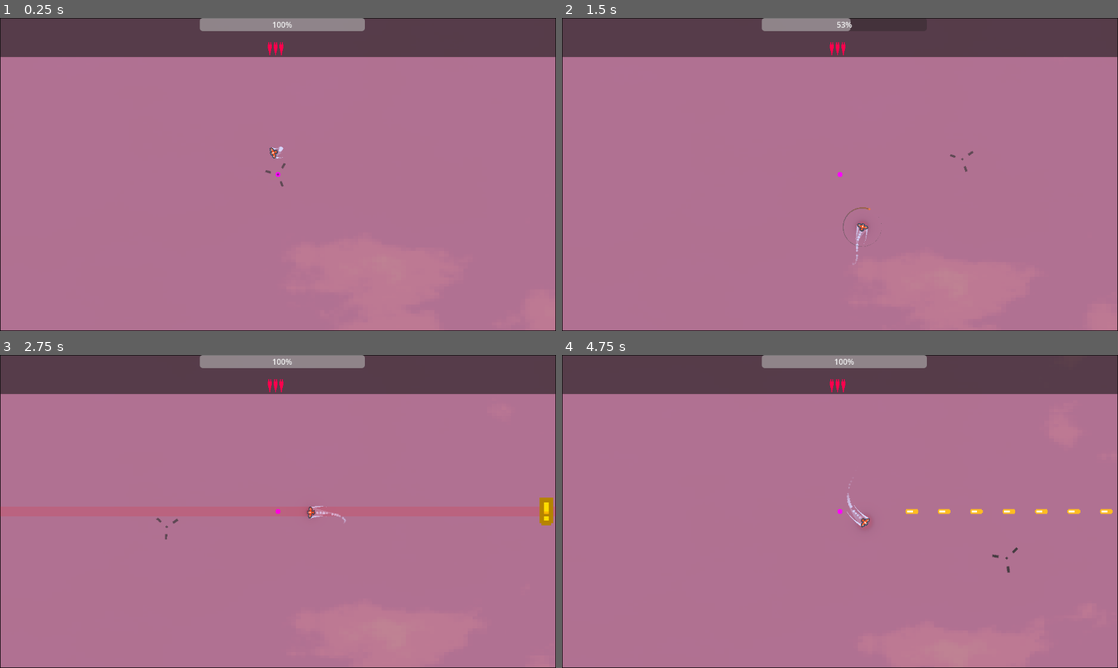
Above: before the commit, frames 1-4 (two rows, left to right).
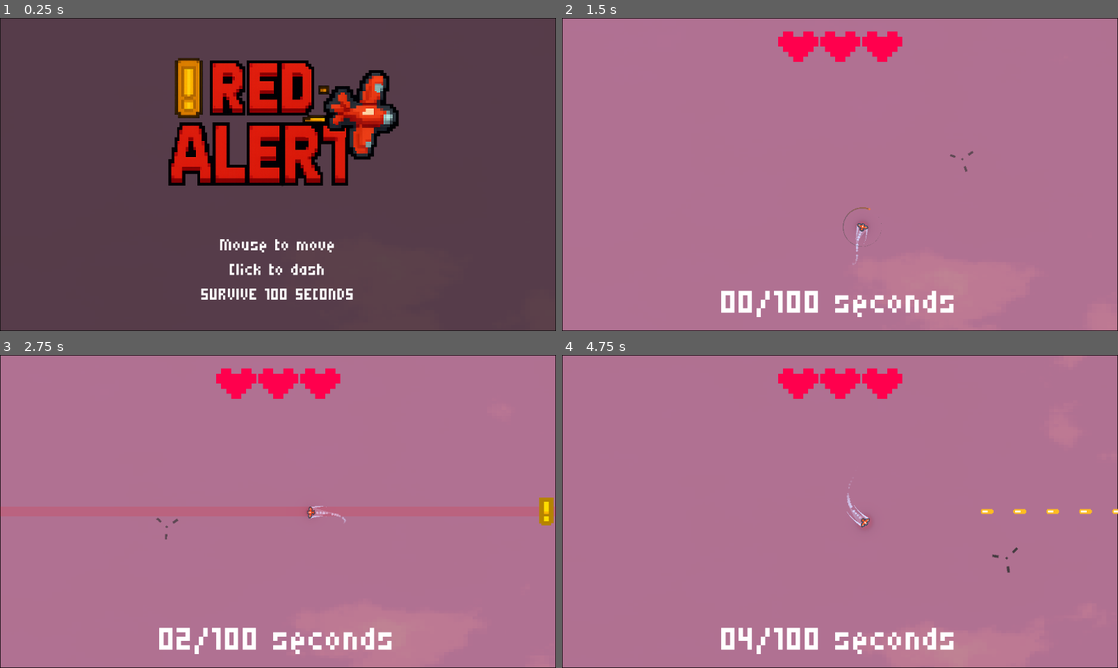
Above: after the commit, the same moments.

Repository: kickflip-games/red_alert
Game: Godot game, scene res://scenes/Main.tscn
Two runs of this game, one before a commit and one after it. Both use one fixed random seed, a clock stepped at 60 frames per second and the inputs below.
Inputs (mouse positions are in pixels of both pictures, inside the frame that each line leads up to):
- Up to frame 1 (0.25 s): no input
- Up to frame 2 (1.5 s): click (840, 174) at 0.52 s; move the mouse to (962, 158) at 1.27 s; press the mouse at (962, 158) at 1.28 s
- Up to frame 3 (2.75 s): move the mouse to (166, 527) at 2.02 s; release the mouse at (166, 527) at 2.03 s; click (166, 527) at 2.1 s
- Up to frame 4 (4.75 s): move the mouse to (895, 442) at 2.77 s; press the mouse at (895, 442) at 2.78 s; move the mouse to (812, 574) at 3.52 s; release the mouse at (812, 574) at 3.53 s; click (812, 574) at 3.6 s; move the mouse to (1006, 558) at 4.27 s; press the mouse at (1006, 558) at 4.28 s

The runs differ from the first frame. In frame 1, 88% of the frame differs, in the area x 0-100%, y 0-100%; in frame 2, 14%; in frame 3, 14%; in frame 4, 14%.

Commit message:
hacked in a missile

Diff:
--- a/managers/AttackManager.gd
+++ b/managers/AttackManager.gd
@@ -7,12 +7,14 @@
 signal phase_changed(new_phase: int)
 
 var game_timer: float = 0.0
-var game_duration: float = 120.0
+var game_duration: float = 100.0
 var current_attack_index: int = 0
 var is_game_active: bool = false
 var current_phase: int = 1
 var active_attacks: Array[Node] = []
 
+@export var  hud: HUD
+
 # Difficulty scaling parameters
 var difficulty_multiplier: float = 1.0
 var base_spawn_rate: float = 1.0
@@ -21,7 +23,7 @@
 var attack_timeline = [
 	# PHASE 1: Introduction (0-30s) - Simple horizontal and vertical streams
 	{"time": 2.0, "type": "bullet_stream", "params": {"start_pos": Vector2(-50, 200), "direction": Vector2(1, 0), "speed": 150}},
-	{"time": 6.0, "type": "bullet_stream", "params": {"start_pos": Vector2(-50, 400), "direction": Vector2(1, 0), "speed": 150}},
+	{"time": 6.0, "type": "bullet_stream", "params": {"start_pos": Vector2(50, 400), "direction": Vector2(-1, 0), "speed": 150}},
 	{"time": 10.0, "type": "bullet_stream", "params": {"start_pos": Vector2(600, -50), "direction": Vector2(0, 1), "speed": 160}},
 	{"time": 14.0, "type": "bullet_stream", "params": {"start_pos": Vector2(650, 300), "direction": Vector2(-1, 0), "speed": 160}},
 	{"time": 18.0, "type": "bullet_stream", "params": {"start_pos": Vector2(-50, 300), "direction": Vector2(1, 0.3), "speed": 170}},
@@ -113,7 +115,7 @@
 ]
 
 func _ready():
-	start_game()
+	#start_game()
 	# Connect to attack cleanup
 	connect_attack_cleanup()
 
@@ -147,6 +149,8 @@
 	if game_timer >= game_duration:
 		complete_game()
 
+	hud.update_timer(int(game_timer), int(game_duration))
+
 func update_game_phase():
 	var new_phase = get_current_phase()
 	if new_phase != current_phase:
--- a/managers/CameraManager.gd
+++ b/managers/CameraManager.gd
@@ -19,4 +19,3 @@
 	if debug_draw_bounds:
 		var top_left_local = draw_target.to_local(CameraBounds.rect.position)
 		draw_target.draw_rect(Rect2(top_left_local, CameraBounds.rect.size), Color.BLACK, false, 2)
-		draw_target.draw_circle(draw_target.to_local(global_position), 5, Color.MAGENTA)
--- a/project.godot
+++ b/project.godot
@@ -23,6 +23,10 @@
 
 window/stretch/mode="viewport"
 
+[global_group]
+
+player=""
+
 [input]
 
 dash={
--- a/scenes/Main.gd
+++ b/scenes/Main.gd
@@ -0,0 +1,107 @@
+extends Node2D
+
+# Game states
+enum GameState {
+	START_SCREEN,
+	PLAYING,
+	GAME_OVER
+}
+
+var current_state = GameState.START_SCREEN
+var game_timer: float = 0.0
+var is_timer_running: bool = false
+
+# UI references
+@onready var start_screen = $HUD/StartScreen
+@onready var end_screen = $HUD/EndScreen
+@onready var game_ui = $HUD/GameUi
+@onready var start_button = $HUD/StartScreen/StartButton
+@onready var restart_button = $HUD/EndScreen/RestartButton
+@onready var player = $Player
+@onready var attack_manager = $AttackManager
+@onready var missile_spawner = $MissileSpawner
+
+
+func _ready():
+	# Connect button signals
+	start_button.pressed.connect(_on_start_button_pressed)
+	restart_button.pressed.connect(_on_restart_button_pressed)
+	player.player_died.connect(player_died)
+	attack_manager.game_complete.connect(show_game_over)
+
+	# Initialize screens
+	show_start_screen()
+
+func _process(delta):
+	if current_state == GameState.PLAYING and is_timer_running:
+		game_timer += delta
+		# Update your game logic here
+
+func show_start_screen():
+	current_state = GameState.START_SCREEN
+	start_screen.visible = true
+	end_screen.visible = false
+	game_ui.visible = false
+
+	# Pause game elements
+	get_tree().paused = false  # UI can still work
+	# Stop any game processes
+
+func start_game():
+	current_state = GameState.PLAYING
+	start_screen.visible = false
+	end_screen.visible = false
+	game_ui.visible = true
+
+	# Reset game state
+	game_timer = 0.0
+	is_timer_running = true
+
+	# Initialize/reset your game objects
+	attack_manager.start_game()
+	missile_spawner.can_spawn = true
+	# etc.
+
+func show_game_over():
+	missile_spawner.can_spawn = false
+
+	if current_state == GameState.GAME_OVER:
+		return
+
+	current_state = GameState.GAME_OVER
+	is_timer_running = false
+
+	# Fade to black effect
+	var tween = create_tween()
+	var fade_overlay = ColorRect.new()
+	fade_overlay.color = Color.BLACK
+	fade_overlay.color.a = 0.0
+	fade_overlay.size = get_viewport().size
+	add_child(fade_overlay)
+
+	tween.tween_property(fade_overlay, "color:a", 1.0, 1.0)
+	await tween.finished
+
+	# Show end screen
+	game_ui.visible = false
+	end_screen.visible = true
+
+
+	if attack_manager.game_timer >= attack_manager.game_duration:
+		$HUD/EndScreen/GameTxt.text = "You survived!"
+	else:
+		$HUD/EndScreen/GameTxt.text = "Died after %d seconds" % int(attack_manager.game_timer)
+
+	# Remove fade overlay
+	fade_overlay.queue_free()
+
+func _on_start_button_pressed():
+	print("START GAME")
+	start_game()
+
+func _on_restart_button_pressed():
+	get_tree().reload_current_scene()
+
+# Call this when player dies
+func player_died():
+	show_game_over()
--- a/scenes/Main.tscn
+++ b/scenes/Main.tscn
@@ -1,12 +1,15 @@
-[gd_scene load_steps=11 format=3 uid="uid://c7etnmicu136n"]
+[gd_scene load_steps=14 format=3 uid="uid://c7etnmicu136n"]
 
 [ext_resource type="PackedScene" uid="uid://dsmsb7kwv0ce1" path="res://managers/camera_2d.tscn" id="1_c01mt"]
+[ext_resource type="Script" uid="uid://cfeicvpmqto3f" path="res://scenes/main.gd" id="1_jlsqs"]
 [ext_resource type="PackedScene" uid="uid://bulqqx1t7sun1" path="res://scenes/background/Background.tscn" id="1_nxtc6"]
 [ext_resource type="PackedScene" uid="uid://corxhrleskgv" path="res://scenes/player/Player.tscn" id="3_c01mt"]
 [ext_resource type="PackedScene" uid="uid://ba4erv8r40yb3" path="res://managers/AttackManager.tscn" id="4_nxtc6"]
 [ext_resource type="PackedScene" uid="uid://bib5lohuq1xli" path="res://scenes/ui/HUD.tscn" id="4_rarhs"]
 [ext_resource type="Texture2D" uid="uid://blmdh84m208op" path="res://assets/textures/heart/heart_full.png" id="5_c01mt"]
 [ext_resource type="Texture2D" uid="uid://48kbqnmj1mpn" path="res://assets/textures/heart/heart_empty.png" id="6_nxtc6"]
+[ext_resource type="PackedScene" uid="uid://dr4kpqmlw8l01" path="res://scenes/attacks/missile/missile_spawner.tscn" id="9_q8u5g"]
+[ext_resource type="PackedScene" uid="uid://bn6x8ju2cxxth" path="res://scenes/attacks/missile/homing_missile.tscn" id="10_lhr70"]
 
 [sub_resource type="Environment" id="Environment_nxtc6"]
 glow_enabled = true
@@ -19,6 +22,7 @@
 [sub_resource type="Compositor" id="Compositor_q8u5g"]
 
 [node name="Main" type="Node2D"]
+script = ExtResource("1_jlsqs")
 
 [node name="WorldEnvironment" type="WorldEnvironment" parent="."]
 environment = SubResource("Environment_nxtc6")
@@ -36,27 +40,18 @@
 
 [node name="Player" parent="." instance=ExtResource("3_c01mt")]
 position = Vector2(586, 276)
-acceleration = null
-max_speed = null
-drag = null
-turn_rate = null
-dash_speed = null
-dash_duration = null
-dash_cooldown = null
-dash_start_boost = null
-max_hp = null
-invincibility_duration = null
-circle_radius = null
-circle_speed = null
-circle_orbit_radius = null
-sharp_turn_threshold = null
-turn_fx_duration = null
 
-[node name="AttackManager" parent="." instance=ExtResource("4_nxtc6")]
+[node name="AttackManager" parent="." node_paths=PackedStringArray("hud") instance=ExtResource("4_nxtc6")]
+hud = NodePath("../HUD")
 
 [node name="HUD" parent="." node_paths=PackedStringArray("player") instance=ExtResource("4_rarhs")]
 player = NodePath("../Player")
 heart_full_texture = ExtResource("5_c01mt")
 heart_empty_texture = ExtResource("6_nxtc6")
 
+[node name="MissileSpawner" parent="." instance=ExtResource("9_q8u5g")]
+position = Vector2(577, 647)
+missile_scene = ExtResource("10_lhr70")
+spawn_radius = 1000.0
+
 [editable path="Background"]
--- /dev/null
+++ b/scenes/attacks/missile/homing_missile.gd
@@ -0,0 +1,73 @@
+# HomingMissile.gd
+# Attach this script to a CharacterBody2D node
+
+extends CharacterBody2D
+
+@export var speed: float = 200.0
+@export var turn_speed: float = 3.0
+@export var acceleration: float = 50.0
+
+# Trail settings
+@export var trail_length: int = 30
+@export var trail_width: float = 8.0
+@export var trail_color_start: Color = Color.ORANGE
+@export var trail_color_end: Color = Color(1.0, 0.3, 0.0, 0.0)  # Transparent orange
+
+var target: Node2D
+var current_speed: float = 0.0
+var trail_points: Array = []
+@onready var trail := $Trail
+
+func _ready():
+	# Find the player node
+	target = get_tree().get_first_node_in_group("player")
+	if not target:
+		print("Warning: No player found in 'player' group")
+
+
+func _physics_process(delta):
+	if not target:
+		return
+
+	# Calculate direction to target
+	var direction_to_target = (target.global_position - global_position).normalized()
+
+	# Smoothly rotate towards target
+	var target_rotation = direction_to_target.angle()
+	rotation = lerp_angle(rotation, target_rotation, turn_speed * delta)
+
+	# Accelerate towards max speed
+	current_speed = min(current_speed + acceleration * delta, speed)
+
+	# Move in the direction we're facing
+	velocity = Vector2.RIGHT.rotated(rotation) * current_speed
+	move_and_slide()
+
+	# Update trail
+	update_trail()
+
+func update_trail():
+	# Add current global position to trail points array
+	trail_points.append(global_position)
+
+	# Limit trail length
+	if trail_points.size() > trail_length:
+		trail_points.pop_front()
+
+	# Clear and rebuild the trail
+	trail.visible = true
+	trail.clear_points()
+
+	# Add all points, converting global positions to local coordinates
+	for point in trail_points:
+		trail.add_point(to_local(point))
+
+func destroy():
+	queue_free()
+
+func _on_area_2d_body_entered(body):
+	# If this hits the player or other objects, destroy the missile
+	if body.is_in_group("player"):
+		# Handle player damage here
+		print("Player hit by missile!")
+		destroy()
--- /dev/null
+++ b/scenes/attacks/missile/homing_missile.tscn
@@ -0,0 +1,41 @@
+[gd_scene load_steps=6 format=3 uid="uid://bn6x8ju2cxxth"]
+
+[ext_resource type="Script" uid="uid://ogg6bll42xhn" path="res://scenes/attacks/missile/homing_missile.gd" id="1_51g4w"]
+[ext_resource type="Texture2D" uid="uid://6v3e4dnf5qxc" path="res://assets/textures/projectiles/bomb.png" id="1_2237u"]
+
+[sub_resource type="RectangleShape2D" id="RectangleShape2D_2sou5"]
+size = Vector2(10, 6)
+
+[sub_resource type="Curve" id="Curve_51g4w"]
+_data = [Vector2(0.02996254, 0), 0.0, 0.9589364, 0, 0, Vector2(0.99250937, 0.97495174), 0.0, 0.0, 0, 0]
+point_count = 2
+
+[sub_resource type="Gradient" id="Gradient_51g4w"]
+offsets = PackedFloat32Array(0.0023094688, 1)
+colors = PackedColorArray(1, 1, 0, 1, 1, 1, 0, 0)
+
+[node name="HomingMissile" type="CharacterBody2D"]
+collision_mask = 2
+script = ExtResource("1_51g4w")
+
+[node name="CollisionShape2D" type="CollisionShape2D" parent="."]
+shape = SubResource("RectangleShape2D_2sou5")
+
+[node name="Sprite2D" type="Sprite2D" parent="."]
+position = Vector2(-4.7683716e-07, 0)
+scale = Vector2(2.3750002, 2.375)
+texture = ExtResource("1_2237u")
+
+[node name="Area2D" type="Area2D" parent="."]
+
+[node name="CollisionShape2D" type="CollisionShape2D" parent="Area2D"]
+shape = SubResource("RectangleShape2D_2sou5")
+
+[node name="Trail" type="Line2D" parent="."]
+z_index = -1
+points = PackedVector2Array(0, 0, -35.82, 0)
+width = 12.47
+width_curve = SubResource("Curve_51g4w")
+gradient = SubResource("Gradient_51g4w")
+
+[connection signal="body_entered" from="Area2D" to="." method="_on_area_2d_body_entered"]
--- /dev/null
+++ b/scenes/attacks/missile/missile_spawner.gd
@@ -0,0 +1,43 @@
+extends Node2D
+
+@export var missile_scene: PackedScene # Assign your missile scene in the inspector
+@export var spawn_delay: float = 2.0
+@export var spawn_radius: float = 600.0
+
+var active_missiles: Array[Node] = []
+var player: Node2D
+var can_spawn:bool = true
+
+func _ready():
+	# Find the player
+	player = get_tree().get_first_node_in_group("player")
+
+	can_spawn = false
+
+func _process(delta):
+	# Clean up destroyed missiles from our tracking array
+	active_missiles = active_missiles.filter(func(missile): return is_instance_valid(missile))
+
+	# Always ensure at least one missile exists
+	if active_missiles.is_empty() and can_spawn:
+		spawn_missile()
+
+
+func spawn_missile():
+	if not missile_scene or not player:
+		print("Missing missile scene or player reference")
+		return
+
+	var missile = missile_scene.instantiate()
+
+	# Spawn missile at a random position around the player, outside the screen
+	var angle = randf() * TAU
+	var spawn_position = global_position + Vector2.RIGHT.rotated(angle) * spawn_radius
+
+	missile.global_position = spawn_position
+
+	# Add to scene and track it
+	get_tree().current_scene.add_child.call_deferred(missile)
+	active_missiles.append(missile)
+
+	print("Spawned missile at: ", spawn_position)
--- /dev/null
+++ b/scenes/attacks/missile/missile_spawner.tscn
@@ -0,0 +1,6 @@
+[gd_scene load_steps=2 format=3 uid="uid://dr4kpqmlw8l01"]
+
+[ext_resource type="Script" uid="uid://bkl461852ampn" path="res://scenes/attacks/missile/missile_spawner.gd" id="1_ycb8i"]
+
+[node name="MissileSpawner" type="Node2D"]
+script = ExtResource("1_ycb8i")
--- a/scenes/player/Player.gd
+++ b/scenes/player/Player.gd
@@ -77,6 +77,7 @@
 # --- Signals ---
 signal hp_changed(current_hp: int)
 signal dash_cooldown_updated(percent_ready: float)
+signal player_died
 
 func _ready():
 	target_position = global_position
@@ -271,7 +272,6 @@
 		var turn_speed = rotation_change / delta
 
 		if turn_speed > sharp_turn_threshold:
-			print("SHARP TURN")
 			if !is_sharp_turning:
 				# Just started sharp turning - reset trails
 				is_sharp_turning = true
@@ -390,10 +390,13 @@
 func die():
 	print("Player has died")
 	# Death effect before destruction
+	player_died.emit()
+
 	var death_tween = create_tween()
 	death_tween.parallel().tween_property(sprite, "scale", Vector2.ZERO, 0.5)
 	death_tween.parallel().tween_property(sprite, "modulate", Color.TRANSPARENT, 0.5)
 	await death_tween.finished
+
 	queue_free()
 
 
--- a/scenes/player/Player.tscn
+++ b/scenes/player/Player.tscn
@@ -66,7 +66,7 @@
 [sub_resource type="Gradient" id="Gradient_tpg5x"]
 colors = PackedColorArray(1, 1, 1, 0, 1, 0.9063318, 0.13335153, 1)
 
-[node name="Player" type="Node2D"]
+[node name="Player" type="Node2D" groups=["player"]]
 script = ExtResource("1_p0vlq")
 
 [node name="Sprite2D" type="Sprite2D" parent="."]
--- a/scenes/ui/HUD.gd
+++ b/scenes/ui/HUD.gd
@@ -1,19 +1,23 @@
 extends CanvasLayer
+class_name HUD
 
 @export var player: Node
 @export var heart_full_texture: Texture2D
 @export var heart_empty_texture: Texture2D
 
-@onready var hp_label := $PlayerUi/HPLabel
-@onready var dash_bar := $PlayerUi/DashCooldownBar
-@onready var hearts := $PlayerUi/Hearts
+@onready var hp_label := $GameUi/HPLabel
+@onready var dash_bar := $GameUi/DashCooldownBar
+@onready var hearts := $GameUi/Hearts
+@onready var timer_label:= $GameUi/TimerLabel
 @onready var tween := create_tween()
 
 func _ready():
 	player.connect("hp_changed", _on_hp_changed)
 	player.connect("dash_cooldown_updated", _on_dash_cooldown_updated)
+	update_hearts(player.current_hp)  # initialize
+	$GameUi.visible = false
+	$EndScreen.visible = false
 
-	update_hearts(player.current_hp)  # initialize
 
 func _on_hp_changed(current_hp: int):
 	hp_label.text = "HP: %d" % current_hp
@@ -29,12 +33,15 @@
 		var target_texture = heart_full_texture if i < current_hp else heart_empty_texture
 
 		if heart.texture != target_texture:
-			# Optional: add a scale pop effect when changing
 			var original_scale = heart.scale
 			tween.kill()  # kill previous tween to avoid overlap
 			tween = create_tween()
 			heart.texture = target_texture
 			heart.scale = Vector2(1.5, 1.5)
-			tween.tween_property(heart, "scale", original_scale, 0.2).set_trans(Tween.TRANS_ELASTIC)
+			tween.tween_property(heart, "scale", original_scale, 3).set_trans(Tween.TRANS_BOUNCE)
 		else:
 			heart.texture = target_texture
+
+
+func update_timer(current_time:int, max_time:int):
+	timer_label.text = "%02d/%d seconds" % [int(current_time), int(max_time)]
--- a/scenes/ui/HUD.tscn
+++ b/scenes/ui/HUD.tscn
@@ -1,56 +1,177 @@
-[gd_scene load_steps=3 format=3 uid="uid://bib5lohuq1xli"]
+[gd_scene load_steps=8 format=3 uid="uid://bib5lohuq1xli"]
 
 [ext_resource type="Script" uid="uid://ct0mjkwg5mxy8" path="res://scenes/ui/HUD.gd" id="1_r8hcy"]
 [ext_resource type="Texture2D" uid="uid://blmdh84m208op" path="res://assets/textures/heart/heart_full.png" id="2_atyv1"]
+[ext_resource type="Texture2D" uid="uid://1r7uxcup4ew3" path="res://assets/textures/logo.png" id="3_6ll6g"]
+[ext_resource type="FontFile" uid="uid://b61dtuoni8re8" path="res://assets/fonts/game_font.ttf" id="4_ig75s"]
+
+[sub_resource type="Theme" id="Theme_atyv1"]
+
+[sub_resource type="Theme" id="Theme_4ed8p"]
+
+[sub_resource type="Theme" id="Theme_ig75s"]
+Button/fonts/font = ExtResource("4_ig75s")
+RichTextLabel/fonts/normal_font = ExtResource("4_ig75s")
 
 [node name="HUD" type="CanvasLayer"]
 script = ExtResource("1_r8hcy")
 
-[node name="PlayerUi" type="Panel" parent="."]
+[node name="GameUi" type="Control" parent="."]
+layout_mode = 3
 anchors_preset = 15
 anchor_right = 1.0
 anchor_bottom = 1.0
-offset_bottom = -567.0
 grow_horizontal = 2
 grow_vertical = 2
+theme = SubResource("Theme_atyv1")
 
-[node name="Hearts" type="HBoxContainer" parent="PlayerUi"]
-layout_mode = 1
-anchors_preset = 7
-anchor_left = 0.5
-anchor_top = 1.0
-anchor_right = 0.5
-anchor_bottom = 1.0
-offset_left = -101.0
-offset_top = -35.0
-offset_right = 92.0
-grow_horizontal = 2
-grow_vertical = 0
-alignment = 1
-
-[node name="TextureRect" type="TextureRect" parent="PlayerUi/Hearts"]
-layout_mode = 2
-texture = ExtResource("2_atyv1")
-
-[node name="TextureRect2" type="TextureRect" parent="PlayerUi/Hearts"]
-layout_mode = 2
-texture = ExtResource("2_atyv1")
-
-[node name="TextureRect3" type="TextureRect" parent="PlayerUi/Hearts"]
-layout_mode = 2
-texture = ExtResource("2_atyv1")
-
-[node name="DashCooldownBar" type="ProgressBar" parent="PlayerUi"]
+[node name="Hearts" type="HBoxContainer" parent="GameUi"]
 layout_mode = 1
 anchors_preset = 5
 anchor_left = 0.5
 anchor_right = 0.5
-offset_left = -162.0
-offset_right = 180.0
-offset_bottom = 27.0
+offset_left = -128.5
+offset_top = 17.97
+offset_right = 128.5
+offset_bottom = 100.97
 grow_horizontal = 2
+alignment = 1
 
-[node name="HPLabel" type="Label" parent="PlayerUi"]
+[node name="TextureRect" type="TextureRect" parent="GameUi/Hearts"]
+layout_mode = 2
+texture = ExtResource("2_atyv1")
+expand_mode = 2
+flip_h = true
+
+[node name="TextureRect2" type="TextureRect" parent="GameUi/Hearts"]
+layout_mode = 2
+texture = ExtResource("2_atyv1")
+expand_mode = 2
+
+[node name="TextureRect3" type="TextureRect" parent="GameUi/Hearts"]
+layout_mode = 2
+texture = ExtResource("2_atyv1")
+expand_mode = 2
+
+[node name="DashCooldownBar" type="ProgressBar" parent="GameUi"]
+visible = false
+modulate = Color(1, 1, 1, 0)
 layout_mode = 0
-offset_right = 40.0
-offset_bottom = 23.0
+
+[node name="HPLabel" type="Label" parent="GameUi"]
+visible = false
+layout_mode = 0
+offset_top = 29.0
+offset_right = 1152.0
+offset_bottom = 52.0
+
+[node name="TimerLabel" type="RichTextLabel" parent="GameUi"]
+layout_mode = 1
+anchors_preset = 12
+anchor_top = 1.0
+anchor_right = 1.0
+anchor_bottom = 1.0
+offset_top = -111.0
+grow_horizontal = 2
+grow_vertical = 0
+theme = SubResource("Theme_4ed8p")
+theme_override_fonts/normal_font = ExtResource("4_ig75s")
+theme_override_font_sizes/normal_font_size = 100
+text = "100/100 seconds"
+horizontal_alignment = 1
+
+[node name="StartScreen" type="Control" parent="."]
+visible = false
+layout_mode = 3
+anchors_preset = 15
+anchor_right = 1.0
+anchor_bottom = 1.0
+grow_horizontal = 2
+grow_vertical = 2
+
+[node name="StartButton" type="Button" parent="StartScreen"]
+layout_mode = 1
+anchors_preset = 15
+anchor_right = 1.0
+anchor_bottom = 1.0
+grow_horizontal = 2
+grow_vertical = 2
+
+[node name="Logo" type="TextureRect" parent="StartScreen"]
+layout_mode = 1
+anchors_preset = 5
+anchor_left = 0.5
+anchor_right = 0.5
+offset_left = -312.0
+offset_top = 4.0
+offset_right = 348.62415
+offset_bottom = 443.0
+grow_horizontal = 2
+mouse_filter = 2
+texture = ExtResource("3_6ll6g")
+expand_mode = 1
+
+[node name="RichTextLabel" type="RichTextLabel" parent="StartScreen"]
+layout_mode = 1
+anchors_preset = 12
+anchor_top = 1.0
+anchor_right = 1.0
+anchor_bottom = 1.0
+offset_top = -201.0
+grow_horizontal = 2
+grow_vertical = 0
+mouse_filter = 2
+theme_override_fonts/normal_font = ExtResource("4_ig75s")
+theme_override_font_sizes/normal_font_size = 50
+text = "Mouse to move
+Click to dash
+SURVIVE 100 SECONDS
+
+"
+fit_content = true
+horizontal_alignment = 1
+vertical_alignment = 2
+
+[node name="EndScreen" type="Control" parent="."]
+visible = false
+layout_mode = 3
+anchors_preset = 15
+anchor_right = 1.0
+anchor_bottom = 1.0
+grow_horizontal = 2
+grow_vertical = 2
+
+[node name="ColorRect" type="ColorRect" parent="EndScreen"]
+layout_mode = 1
+anchors_preset = 15
+anchor_right = 1.0
+anchor_bottom = 1.0
+grow_horizontal = 2
+grow_vertical = 2
+mouse_filter = 2
+color = Color(0, 0, 0, 1)
+
+[node name="RestartButton" type="Button" parent="EndScreen"]
+layout_mode = 1
+anchors_preset = 15
+anchor_right = 1.0
+anchor_bottom = 1.0
+grow_horizontal = 2
+grow_vertical = 2
+theme = SubResource("Theme_ig75s")
+theme_override_font_sizes/font_size = 57
+text = "Click to restart
+"
+
+[node name="GameTxt" type="RichTextLabel" parent="EndScreen"]
+layout_mode = 1
+anchors_preset = 10
+anchor_right = 1.0
+offset_bottom = 202.0
+grow_horizontal = 2
+mouse_filter = 2
+theme_override_fonts/normal_font = ExtResource("4_ig75s")
+theme_override_font_sizes/normal_font_size = 90
+text = "GAME OVER
+"
+horizontal_alignment = 1
Binary file changed: assets/textures/heart/heart_empty.png
Not shown, added: scenes/attacks/missile/homing_missile.gd.uid
Not shown, added: scenes/attacks/missile/missile_spawner.gd.uid
